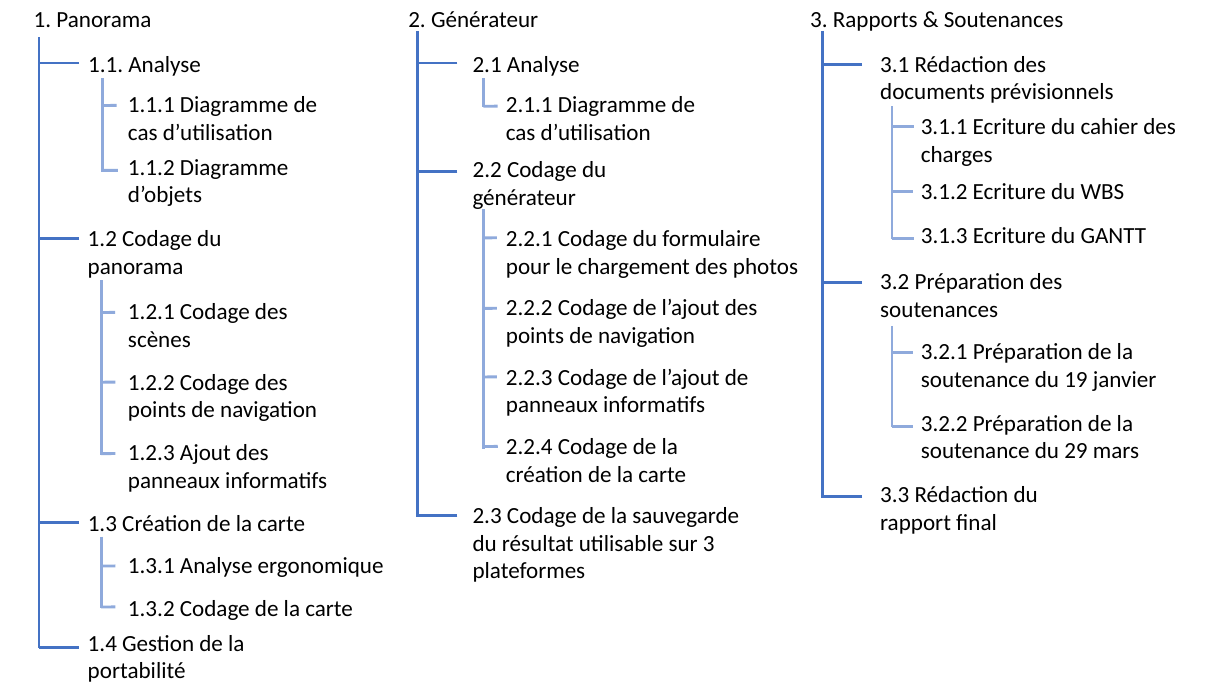
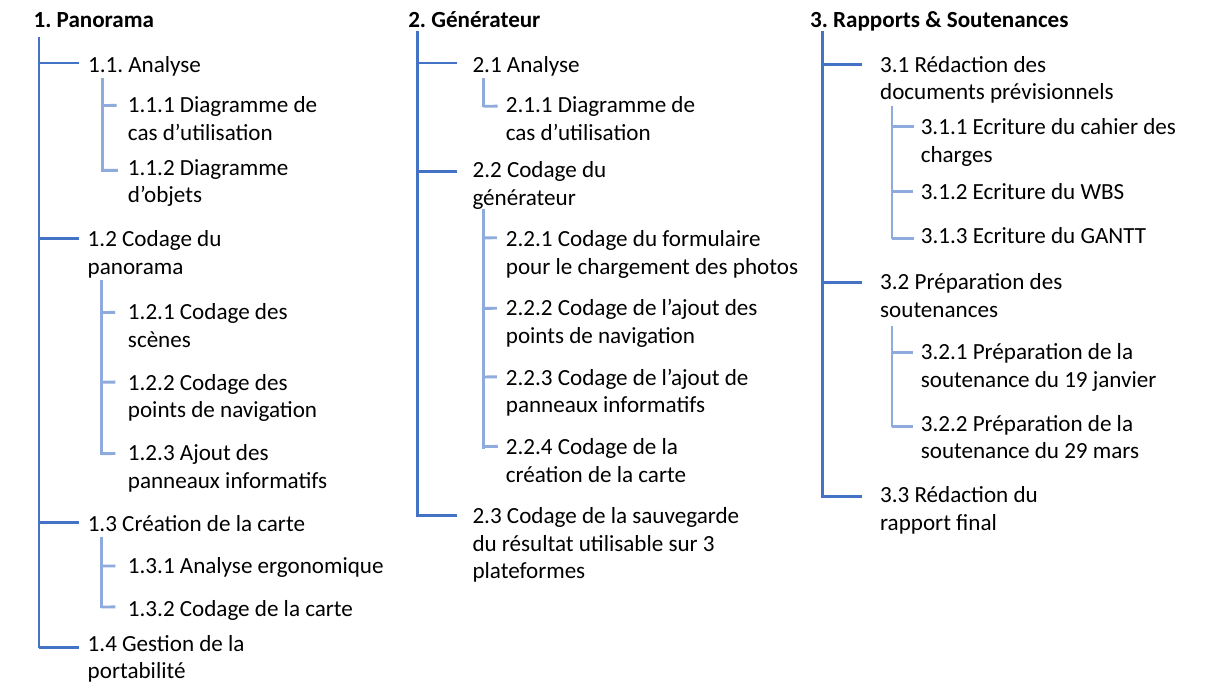
Before and after one commit to Victor-Mom/Projet-Tut-Documentation, a slide deck: slide 1 of Documentation/cahierDesCharges/WBS.pptx. Drawn at 1232x693 pixels with LibreOffice and Linux fonts; fonts in the diff are those of the drawing. Boxes give left, top, right and bottom in pixels: in the first picture for what was removed or moved away, otherwise in the second. Text is boxed around its words. In the diff, an @@ line names an element or a change of style, - is before the commit and + after.

```diff
--- a/Documentation/cahierDesCharges/WBS.pptx
+++ b/Documentation/cahierDesCharges/WBS.pptx
@@ bold on in 3 elements at (408,11,540,34), (34,12,154,27), (810,12,1069,34) @@
```
Also in this commit, not shown: 1 other file.
